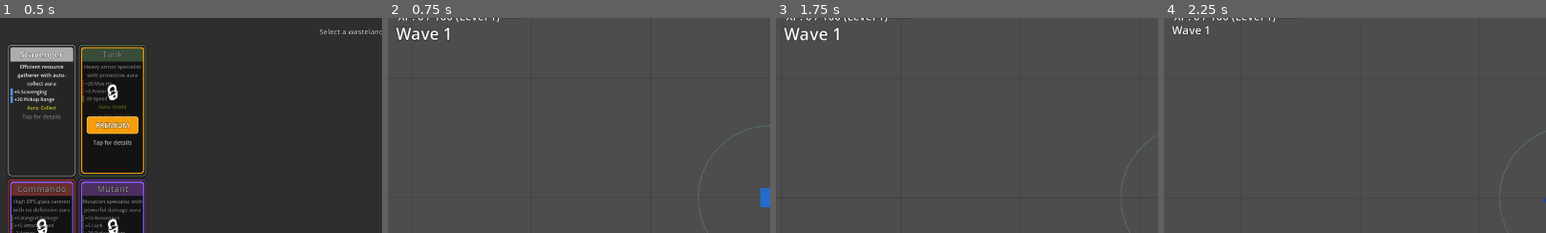
Above: before the commit, frames 1-4 (left to right).
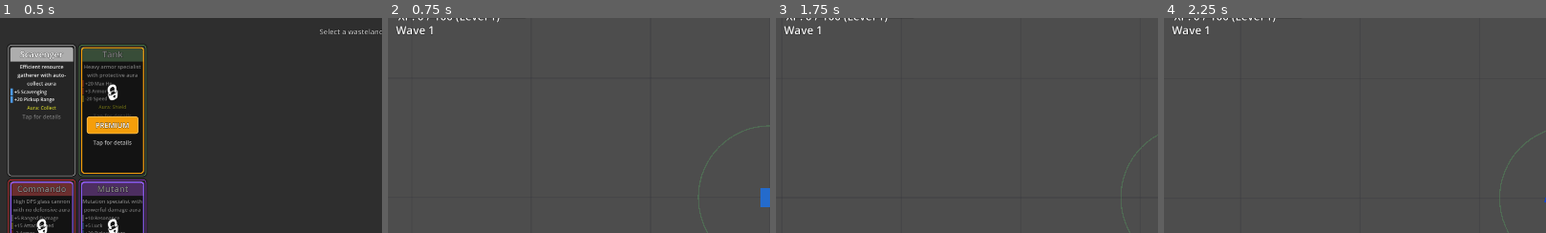
Above: after the commit, the same moments.

Repository: alanjayspector/scrap-survivor-godot
Game: Godot game, scene res://scenes/ui/character_selection.tscn
Two runs of this game, one before a commit and one after it. Both use one fixed random seed, a clock stepped at 60 frames per second and the inputs below. Sound files missing from this copy of the repository are replaced by a short silence.
Inputs (mouse positions are % of the whole screen's width and height, from its top left):
- Up to frame 1 (0.5 s): no input
- Up to frame 2 (0.75 s): click "Wasteland" at 0.5 s
- Up to frame 3 (1.75 s): tap Enter at 1.25 s; move the mouse to (72, 45) at 1.27 s; hold D (move_right) from 1.28 s (still down); hold Shift from 1.28 s (still down); click (72, 45) at 1.42 s
- Up to frame 4 (2.25 s): release D (move_right) at 2 s; release Shift at 2 s; drag from (30, 55) to (67, 45) at 2.02 s
The pictures show only the part of the screen within x 0-50%, y 8-58%; the shares and areas given below are measured in that part.

Frame 1 is identical in both runs. In frame 2, 0.4% of the frame differs, in the area x 2-16%, y 3-11%; in frame 3, 0.5%, in the area x 2-17%, y 3-11%; in frame 4, nothing differs.

Commit message:
fix(ios): remove all Tween animations for iOS Metal compatibility
Critical memory leaks fixed:
- Drop pickup cleanup failure (immediate queue_free)
- Character panel cleanup failure (immediate queue_free)

Visual bugs fixed:
- Player damage flash color stuck (manual timer-based restoration)
- HUD cosmetic animations disabled (wave label, bar/label flash)

Cosmetic issues addressed:
- Camera shake disabled (screen flash still works)
- Aura pulse disabled (static opacity)
- Drop pickup idle animations disabled
- Character card hover animations disabled

All game functionality preserved. Only cosmetic animations affected.
Comprehensive QA guide added for manual testing.

References:
- docs/experiments/ios-tween-comprehensive-audit-2025-11-15.md
- Root cause: iOS Metal renderer does not execute Tween animations

🤖 Generated with [Claude Code](https://claude.com/claude-code)

Co-Authored-By: Claude <noreply@anthropic.com>

Diff:
--- a/scenes/game/wasteland.gd
+++ b/scenes/game/wasteland.gd
@@ -831,34 +831,11 @@
 	# 				print("[LabelMonitor]   WARNING: Invalid label in active pool!")
 
 
-func screen_shake(intensity: float, duration: float) -> void:
-	"""Shake the camera for visual impact"""
-	if not camera:
-		return
-
-	# Cancel any existing shake
-	var existing_tweens = camera.get_tree().get_processed_tweens()
-	for tween in existing_tweens:
-		if tween.is_valid():
-			tween.kill()
-
-	# Create shake tween
-	var shake_tween = create_tween()
-	shake_tween.set_process_mode(Tween.TWEEN_PROCESS_PHYSICS)
-
-	# Shake with random offsets
-	var shake_count = int(duration * 60)  # 60 shakes per second
-	var time_per_shake = duration / shake_count
-
-	for i in range(shake_count):
-		var shake_amount = intensity * (1.0 - float(i) / shake_count)  # Decay intensity
-		var offset = Vector2(
-			randf_range(-shake_amount, shake_amount), randf_range(-shake_amount, shake_amount)
-		)
-		shake_tween.tween_property(camera, "offset", offset, time_per_shake)
-
-	# Return to center
-	shake_tween.tween_property(camera, "offset", Vector2.ZERO, 0.05)
+func screen_shake(_intensity: float, _duration: float) -> void:
+	"""Shake the camera for visual impact (disabled for iOS compatibility)"""
+	# NOTE: Camera shake disabled - Tweens don't work on iOS Metal renderer
+	# Screen flash already provides level-up feedback, shake is extra polish
+	return
 
 
 func _add_debug_weapon_switcher() -> void:
--- a/scenes/ui/hud.gd
+++ b/scenes/ui/hud.gd
@@ -153,10 +153,7 @@
 
 	wave_label.text = "Wave %d" % wave
 
-	# Wave label animation
-	var tween = create_tween()
-	tween.tween_property(wave_label, "scale", Vector2(1.5, 1.5), 0.2)
-	tween.tween_property(wave_label, "scale", Vector2(1.0, 1.0), 0.2)
+	# Wave label animation disabled - Tweens don't work on iOS Metal renderer
 
 
 func _on_wave_started(wave: int) -> void:
@@ -277,25 +274,16 @@
 ## Animation Functions
 
 
-func _flash_bar(bar: ProgressBar, flash_color: Color) -> void:
-	"""Flash a progress bar with a color"""
-	if not bar:
-		return
-
-	var original_color = bar.modulate
-	var tween = create_tween()
-	tween.tween_property(bar, "modulate", flash_color, 0.1)
-	tween.tween_property(bar, "modulate", original_color, 0.2)
-
-
-func _pulse_label(label: Label) -> void:
-	"""Pulse a label to indicate change"""
-	if not label:
-		return
-
-	var tween = create_tween()
-	tween.tween_property(label, "scale", Vector2(1.2, 1.2), 0.1)
-	tween.tween_property(label, "scale", Vector2(1.0, 1.0), 0.1)
+func _flash_bar(_bar: ProgressBar, _flash_color: Color) -> void:
+	"""Flash a progress bar with a color (disabled for iOS compatibility)"""
+	# NOTE: Bar flash disabled - Tweens don't work on iOS Metal renderer
+	return
+
+
+func _pulse_label(_label: Label) -> void:
+	"""Pulse a label to indicate change (disabled for iOS compatibility)"""
+	# NOTE: Label pulse disabled - Tweens don't work on iOS Metal renderer
+	return
 
 
 func _show_low_hp_warning() -> void:
--- a/scripts/components/aura_visual.gd
+++ b/scripts/components/aura_visual.gd
@@ -140,13 +140,11 @@
 
 
 func _start_pulse_animation() -> void:
-	if _pulse_tween:
-		_pulse_tween.kill()
-
-	_pulse_tween = create_tween()
-	_pulse_tween.set_loops()
-	_pulse_tween.tween_property(_ring_visual, "modulate:a", 0.8, 1.0)
-	_pulse_tween.tween_property(_ring_visual, "modulate:a", 0.3, 1.0)
+	"""Start pulse animation (disabled for iOS compatibility)"""
+	# NOTE: Pulse animation disabled - Tweens don't work on iOS Metal renderer
+	# Aura still functions correctly, just without cosmetic pulsing visual
+	if _ring_visual:
+		_ring_visual.modulate.a = 0.5  # Set to middle opacity instead of pulsing
 
 
 func update_aura(new_type: String, new_radius: float) -> void:
--- a/scripts/entities/drop_pickup.gd
+++ b/scripts/entities/drop_pickup.gd
@@ -183,48 +183,17 @@
 	collected.emit(currency_type, amount)
 	print("[DropPickup]   Signal emitted successfully")
 
-	# Play collection animation (scale up + fade out)
-	print("[DropPickup]   Creating collection animation tween")
-	var tween = create_tween()
-	tween.set_parallel(true)
-	tween.tween_property(self, "scale", Vector2(1.5, 1.5), 0.2)
-	tween.tween_property(self, "modulate:a", 0.0, 0.2)
-	tween.tween_callback(_on_collection_animation_complete)
-	print("[DropPickup]   Animation tween started")
-	print("[DropPickup] ═══ collect() EXIT (animation started) ═══")
-
-
-func _on_collection_animation_complete() -> void:
-	"""Called when collection animation completes - cleanup"""
-	print("[DropPickup] ═══ _on_collection_animation_complete() ENTRY ═══")
-	print("[DropPickup]   Currency: ", currency_type, " x", amount)
-	print("[DropPickup]   Instance ID: ", get_instance_id())
-	print("[DropPickup]   Is inside tree: ", is_inside_tree())
-	print("[DropPickup]   Is queued for deletion: ", is_queued_for_deletion())
-	print("[DropPickup]   Calling queue_free()")
+	# Immediate cleanup (iOS-compatible - Tweens don't work on iOS Metal renderer)
+	print("[DropPickup]   Calling queue_free() for immediate cleanup")
 	queue_free()
-	print("[DropPickup] ═══ _on_collection_animation_complete() EXIT ═══")
+	print("[DropPickup] ═══ collect() EXIT (immediate cleanup) ═══")
 
 
 func _start_idle_animations() -> void:
-	"""Start looping animations for visual appeal"""
-	# Bobbing animation (up and down)
-	var bob_tween = create_tween()
-	bob_tween.set_loops()
-	bob_tween.tween_property(self, "position:y", position.y - 3, 0.6).set_ease(Tween.EASE_IN_OUT)
-	bob_tween.tween_property(self, "position:y", position.y + 3, 0.6).set_ease(Tween.EASE_IN_OUT)
-
-	# Pulsing scale animation (breathing effect)
-	var pulse_tween = create_tween()
-	pulse_tween.set_loops()
-	pulse_tween.tween_property(self, "scale", Vector2(1.1, 1.1), 0.5).set_ease(Tween.EASE_IN_OUT)
-	pulse_tween.tween_property(self, "scale", Vector2(0.9, 0.9), 0.5).set_ease(Tween.EASE_IN_OUT)
-
-	# Slight rotation for extra flair
-	var rotate_tween = create_tween()
-	rotate_tween.set_loops()
-	rotate_tween.tween_property(self, "rotation", deg_to_rad(5), 0.8).set_ease(Tween.EASE_IN_OUT)
-	rotate_tween.tween_property(self, "rotation", deg_to_rad(-5), 0.8).set_ease(Tween.EASE_IN_OUT)
+	"""Start looping animations for visual appeal (disabled for iOS compatibility)"""
+	# NOTE: Idle animations disabled - Tweens don't work on iOS Metal renderer
+	# Pickups are still fully functional, just without cosmetic bob/pulse/rotate
+	return
 
 
 func _update_magnetized_visual() -> void:
--- a/scripts/entities/player.gd
+++ b/scripts/entities/player.gd
@@ -50,7 +50,7 @@
 
 ## Visual feedback
 var damage_flash_timer: float = 0.0
-var damage_flash_duration: float = 0.1
+var damage_flash_duration: float = 0.2  # iOS-compatible manual timer (was 0.1 for Tween)
 var original_visual_color: Color = Color(0.2, 0.6, 1, 1)  # Stored on _ready() - Bug #8 fix
 var active_damage_tween: Tween = null  # Track active tween to prevent conflicts on iOS
 
@@ -143,9 +143,11 @@
 
 
 func _physics_process(delta: float) -> void:
-	# Update damage flash
+	# Update damage flash timer (iOS-compatible manual restoration)
 	if damage_flash_timer > 0:
 		damage_flash_timer -= delta
+		if damage_flash_timer <= 0:
+			_restore_visual_color()
 
 	# Update weapon cooldown
 	if weapon_cooldown > 0:
@@ -553,61 +555,34 @@
 
 
 func _flash_damage() -> void:
-	"""Visual feedback for taking damage"""
-	# Bug #8 fix (2025-01-14): Use stored original_visual_color instead of hardcoded blue
-	# Previous bug: Color(0.2, 0.6, 1, 1) hardcoded - player stuck blue after damage
-	# Fix: Restore to original color stored in _ready()
-
-	print("[Player] _flash_damage() - restoring to original color: ", original_visual_color)
-
-	# iOS FIX: Kill any existing damage tween to prevent conflicts
-	if active_damage_tween and is_instance_valid(active_damage_tween):
-		print("[Player]   Killing previous damage tween to prevent conflict")
-		active_damage_tween.kill()
-
-	# Find Visual child and flash red
+	"""Visual feedback for taking damage (iOS-compatible - no Tweens)"""
+	print("[Player] _flash_damage() - iOS-compatible immediate color change")
+
+	# Set damage flash timer for manual restoration
+	damage_flash_timer = damage_flash_duration
+
+	# Find Visual child and set to RED immediately
 	for child in get_children():
 		if child is ColorRect:
-			var current_color = child.color
-			print(
-				"[Player]   ColorRect current color: ",
-				current_color,
-				" (should be: ",
-				original_visual_color,
-				")"
-			)
-			print("[Player]   Creating damage flash tween for ColorRect")
-			active_damage_tween = create_tween()
-			active_damage_tween.tween_property(child, "color", Color.RED, 0.1)
-			active_damage_tween.tween_property(child, "color", original_visual_color, 0.1)  # Use stored color
-			active_damage_tween.tween_callback(func(): _on_damage_flash_complete(child))
-			print("[Player]   Tween created: RED -> ", original_visual_color)
+			print("[Player]   Setting ColorRect to RED (manual timer will restore)")
+			child.color = Color.RED
 		elif child is Sprite2D:
-			print("[Player]   Creating damage flash tween for Sprite2D")
-			active_damage_tween = create_tween()
-			active_damage_tween.tween_property(child, "modulate", Color.RED, 0.1)
-			active_damage_tween.tween_property(child, "modulate", Color.WHITE, 0.1)
-			print("[Player]   Tween created: RED -> WHITE")
-
-
-func _on_damage_flash_complete(visual_node: Node) -> void:
-	"""Called when damage flash tween completes - verify color restored (Bug #8 diagnostic)"""
-	if visual_node is ColorRect:
-		var final_color = visual_node.color
-		print(
-			"[Player] Damage flash complete - ColorRect final color: ",
-			final_color,
-			" (expected: ",
-			original_visual_color,
-			")"
-		)
-		if final_color != original_visual_color:
-			print(
-				"[Player]   WARNING: Color mismatch! Expected ",
-				original_visual_color,
-				" but got ",
-				final_color
-			)
+			print("[Player]   Setting Sprite2D modulate to RED (manual timer will restore)")
+			child.modulate = Color.RED
+
+
+func _restore_visual_color() -> void:
+	"""Restore visual color after damage flash (iOS-compatible manual restoration)"""
+	print("[Player] _restore_visual_color() - restoring to: ", original_visual_color)
+
+	# Find Visual child and restore color
+	for child in get_children():
+		if child is ColorRect:
+			child.color = original_visual_color
+			print("[Player]   ColorRect color restored to: ", original_visual_color)
+		elif child is Sprite2D:
+			child.modulate = Color.WHITE
+			print("[Player]   Sprite2D modulate restored to WHITE")
 
 
 ## Signal Handlers
--- a/scripts/ui/character_selection.gd
+++ b/scripts/ui/character_selection.gd
@@ -274,12 +274,7 @@
 		print("[CharacterSelection] Card tapped: ", character_type)
 		_show_character_detail_panel(character_type)
 
-		# Visual feedback - brief scale animation
-		if character_type_cards.has(character_type):
-			var card = character_type_cards[character_type]
-			var tween = create_tween()
-			tween.tween_property(card, "scale", Vector2(0.95, 0.95), 0.1)
-			tween.tween_property(card, "scale", Vector2(1.0, 1.0), 0.1)
+		# Visual feedback disabled - Tweens don't work on iOS Metal renderer
 
 
 func _show_character_detail_panel(character_type: String) -> void:
@@ -566,51 +561,29 @@
 func _animate_detail_panel_entrance(
 	backdrop_style: StyleBoxFlat, content_panel: PanelContainer
 ) -> void:
-	"""Animate detail panel entrance (backdrop fade + slide-up)"""
-	var tween = create_tween()
-	tween.set_parallel(true)
-
-	# Backdrop fade-in (200ms)
-	tween.tween_property(backdrop_style, "bg_color", Color(0, 0, 0, 0.7), 0.2)
-
-	# Content panel slide-up (300ms ease-out)
-	tween.tween_property(content_panel, "offset_top", 0, 0.3).set_ease(Tween.EASE_OUT).set_trans(
-		Tween.TRANS_CUBIC
-	)
+	"""Animate detail panel entrance (disabled for iOS compatibility)"""
+	# NOTE: Entrance animation disabled - Tweens don't work on iOS Metal renderer
+	# Set final state immediately
+	print("[CharacterSelection] Panel entrance: iOS-compatible immediate display (no animation)")
+	backdrop_style.bg_color = Color(0, 0, 0, 0.7)
+	content_panel.offset_top = 0
 
 
 func _dismiss_detail_panel() -> void:
-	"""Dismiss the detail panel with slide-down animation"""
+	"""Dismiss the detail panel with immediate cleanup (iOS-compatible)"""
 	if not current_detail_panel:
 		return
 
 	var panel = current_detail_panel
-	var content_panel = panel.get_node_or_null("ContentPanel")
-	var backdrop = panel.get_node_or_null("Backdrop")
-
-	if content_panel and backdrop:
-		var tween = create_tween()
-		tween.set_parallel(true)
-
-		# Backdrop fade-out
-		var backdrop_style = backdrop.get_theme_stylebox("panel")
-		if backdrop_style and backdrop_style is StyleBoxFlat:
-			tween.tween_property(backdrop_style, "bg_color", Color(0, 0, 0, 0), 0.2)
-
-		# Content panel slide-down
-		(
-			tween
-			. tween_property(content_panel, "offset_top", 1000, 0.25)
-			. set_ease(Tween.EASE_IN)
-			. set_trans(Tween.TRANS_CUBIC)
-		)
-
-		# Wait for animation to complete, then remove
-		tween.tween_callback(func(): panel.queue_free())
-	else:
+
+	# Immediate cleanup (iOS-compatible - Tweens don't work on iOS Metal renderer)
+	print("[CharacterSelection] Dismissing detail panel (iOS-compatible immediate cleanup)")
+	print("[CharacterSelection]   Panel instance ID: ", panel.get_instance_id())
+	if panel:
 		panel.queue_free()
-
+		print("[CharacterSelection]   Panel queued for deletion")
 	current_detail_panel = null
+	print("[CharacterSelection]   current_detail_panel cleared")
 
 
 func _on_backdrop_tapped(event: InputEvent) -> void:
@@ -699,15 +672,7 @@
 	selected_character_type = character_type
 	GameLogger.info("Character type selected", {"type": character_type})
 
-	# Tap feedback animation (Week 13 Phase 2 - Professional mobile game feel)
-	if character_type_cards.has(character_type):
-		var card = character_type_cards[character_type]
-		if card:
-			# Scale animation: 1.0 → 1.05 → 1.0 (tactile feedback)
-			var tween = create_tween()
-			tween.set_parallel(false)
-			tween.tween_property(card, "scale", Vector2(1.05, 1.05), 0.1)
-			tween.tween_property(card, "scale", Vector2(1.0, 1.0), 0.1)
+	# Tap feedback animation disabled - Tweens don't work on iOS Metal renderer
 
 	# Update visual indication (highlight selected card)
 	_highlight_selected_card(character_type)
Binary file added: qa/Screenshot 2025-11-15 at 4.39.09 PM.png
Not shown, added: qa/Screenshot 2025-11-15 at 4.39.09 PM.png.import
Not shown, added: docs/experiments/hud-overlay-regression-investigation-2025-11-15.md
Not shown, added: docs/experiments/ios-tween-comprehensive-audit-2025-11-15.md
Not shown, added: qa/ios-tween-fixes-qa-guide.md
